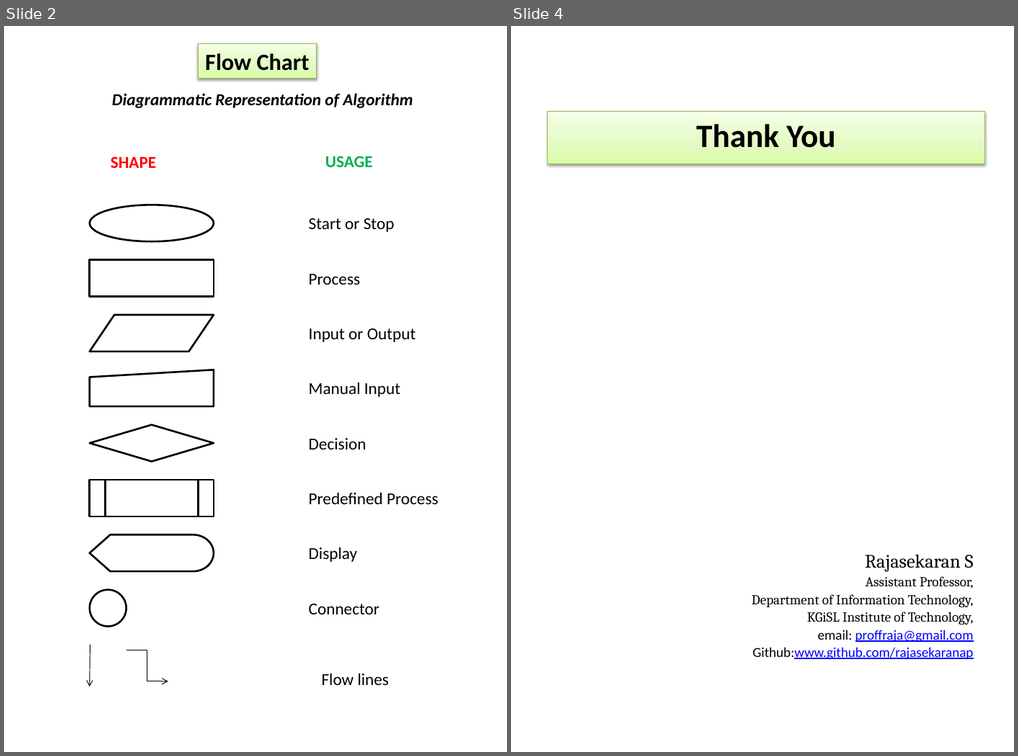
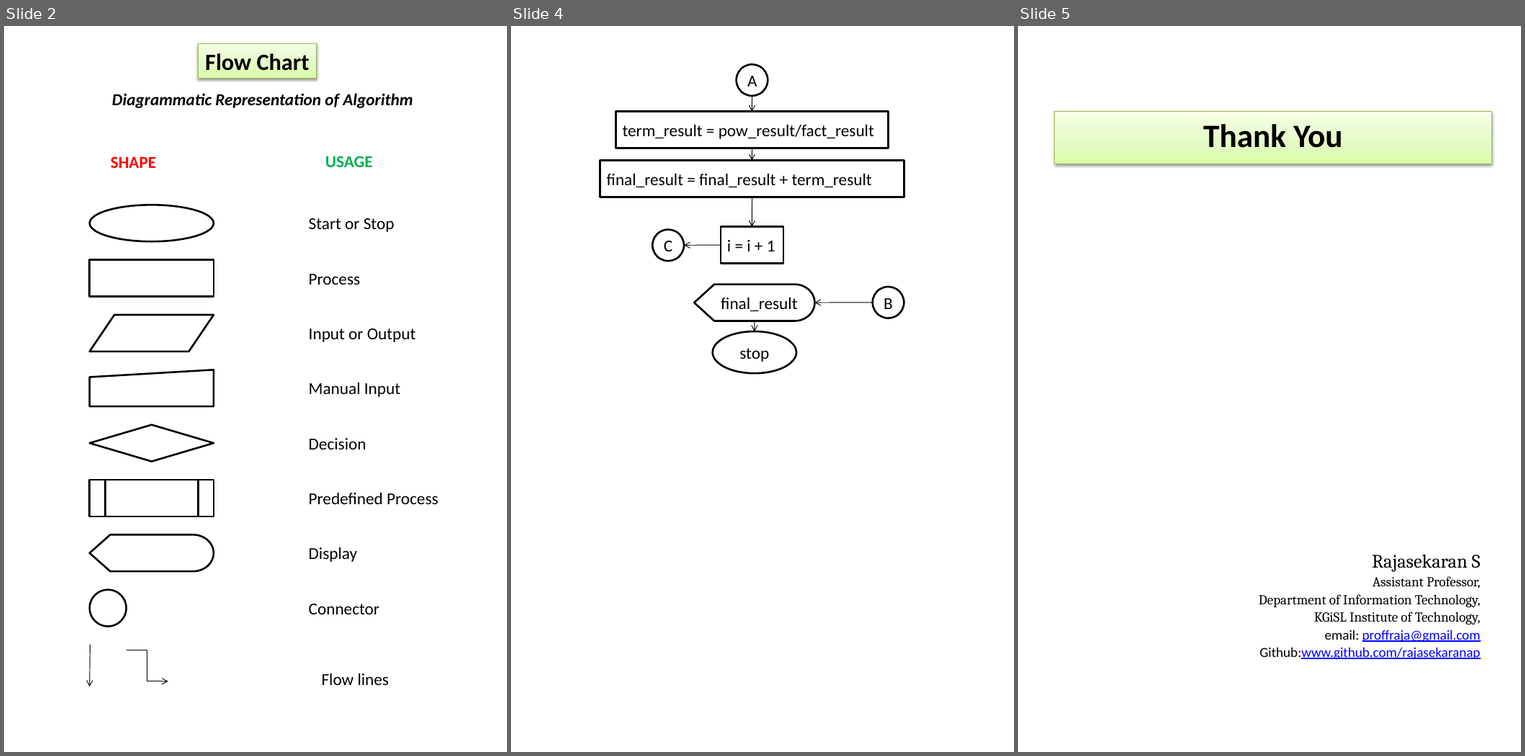
Before and after one commit to rajasekaran36/GE8151-Problem-Solving-and-Python-Programming, a slide deck: Lab/Ex 3 Exponentiation of a number/GE8151-E3-Flowchart.pptx. Shown side by side, each under a label of ours: slides 2 and 4 before the commit, slides 2, 4 and 5 after it; the slides between them are not shown. The pictures are 1018x756 and 1525x756 pixels, drawn with LibreOffice and Linux fonts; fonts in the diff are those of the drawing. Boxes give left, top, right and bottom in pixels: in the first picture for what was removed or moved away, otherwise in the second. Text is boxed around its words. In the diff, an @@ line names an element or a change of style, - is before the commit and + after.

```diff
--- a/Lab/Ex 3 Exponentiation of a number/GE8151-E3-Flowchart.pptx
+++ b/Lab/Ex 3 Exponentiation of a number/GE8151-E3-Flowchart.pptx
@@ slide 4 added at [511,26,1014,752], background #FFFFFF @@
@@ group added at [600,64,903,374]: 6 arrows, 4 ellipses, 3 rectangles, 1 flow chart display @@
+term_result = pow_result/fact_result
+final_result = final_result + term_result
+final_result
+stop
+A
+B
+i = i + 1
+C
@@ what was slide 4 is now slide 5 @@
```
Also in this commit, not shown: 1 other slide added, 1 slide removed, 3 other files.
